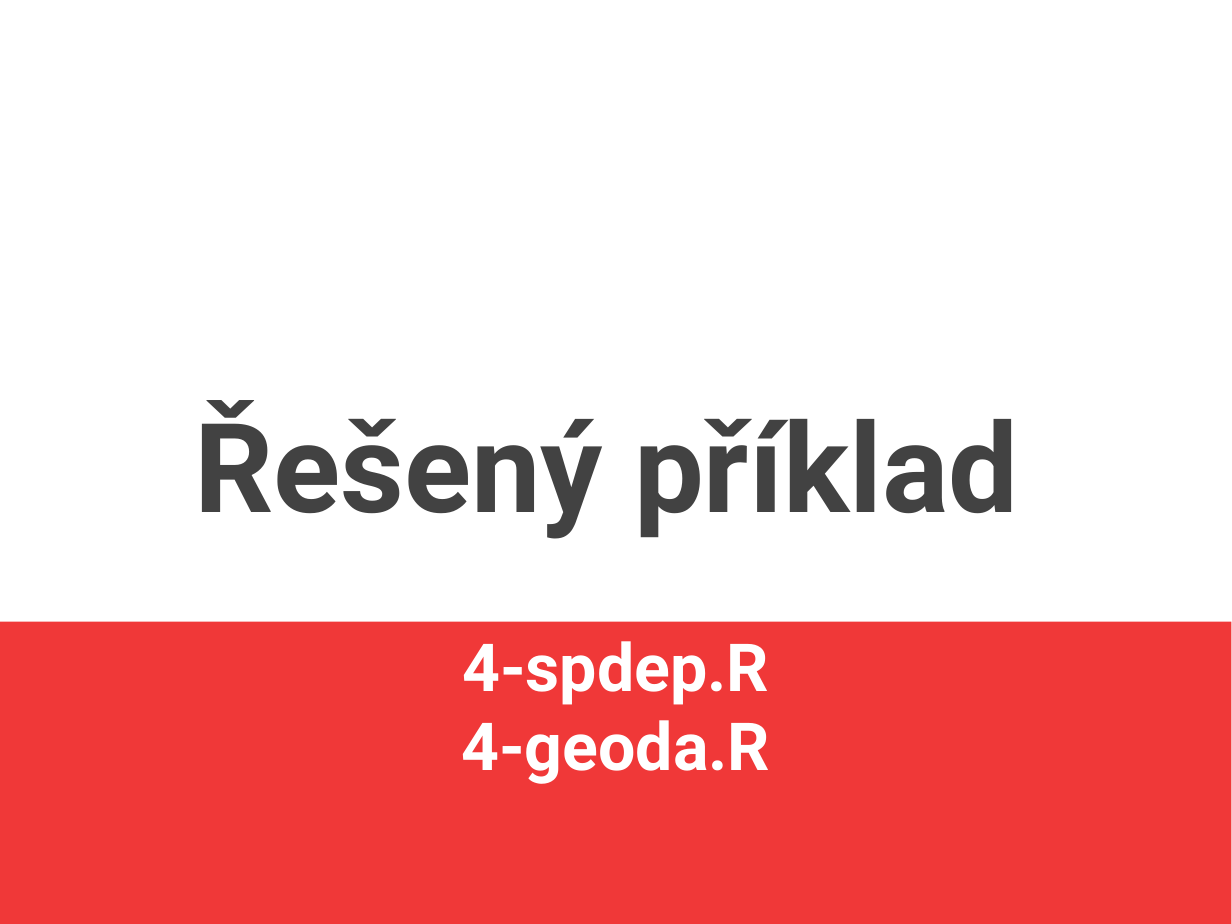
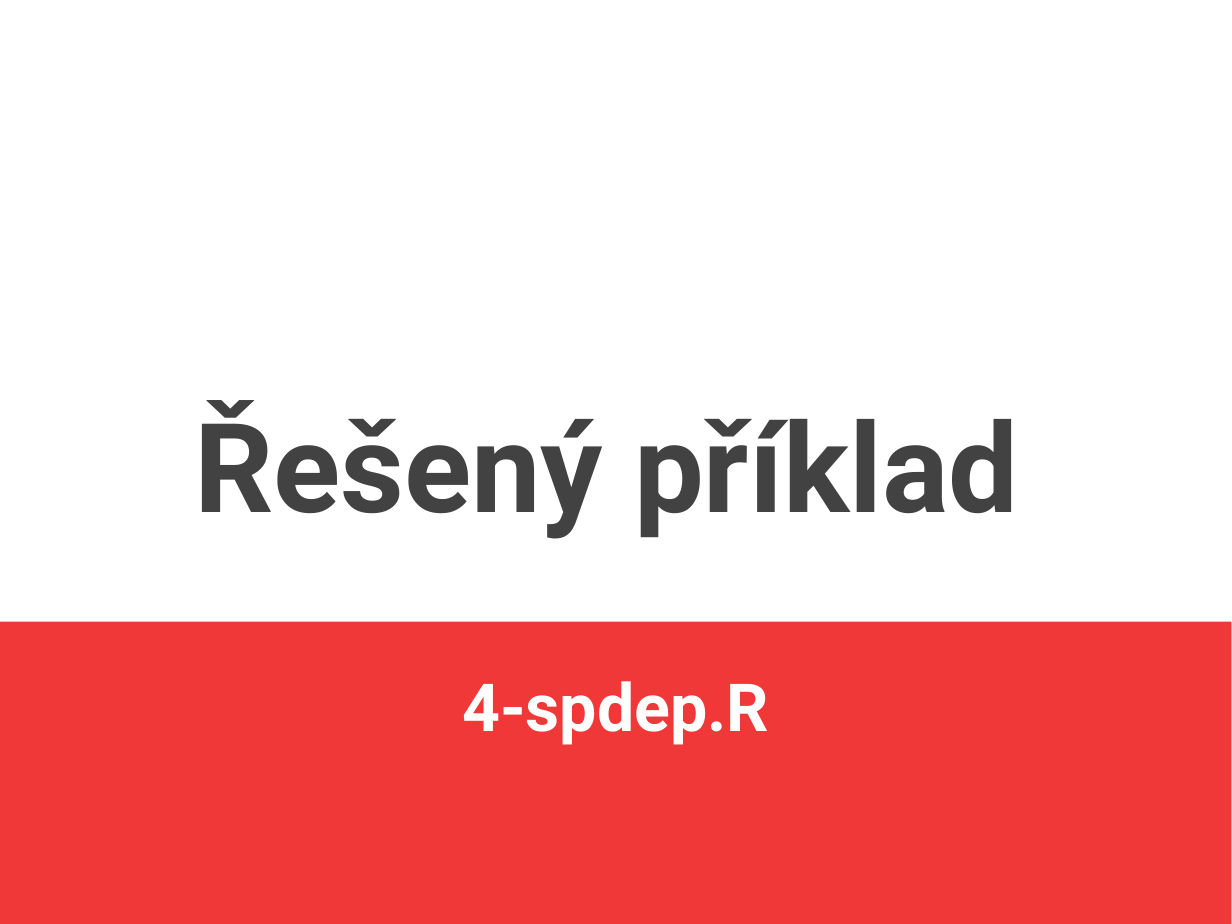
Before and after one commit to jlacko/4EK418, a slide deck: slide 15 of prez/4 - advanced calculations.odp (slide 17 before the commit). Drawn at 1232x924 pixels with LibreOffice and Linux fonts; fonts in the diff are those of the drawing. Boxes give left, top, right and bottom in pixels: in the first picture for what was removed or moved away, otherwise in the second. Text is boxed around its words. In the diff, an @@ line names an element or a change of style, - is before the commit and + after.

```diff
--- a/prez/4 - advanced calculations.odp
+++ b/prez/4 - advanced calculations.odp
@@ subtitle at (461, 720, 770, 784): paragraph removed @@
-4-geoda.R
```
Also in this commit, not shown: 6 other slides changed, 4 slides added, 3 slides removed, 8 other files.
